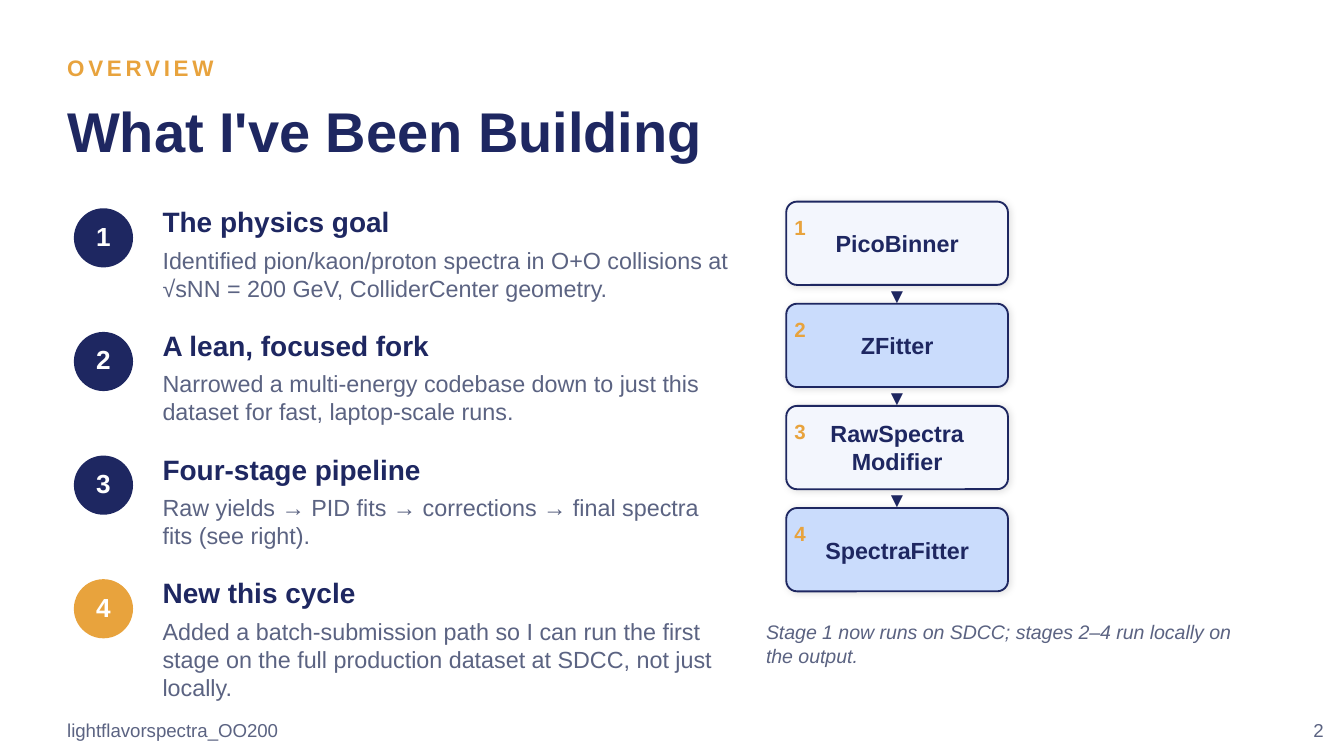
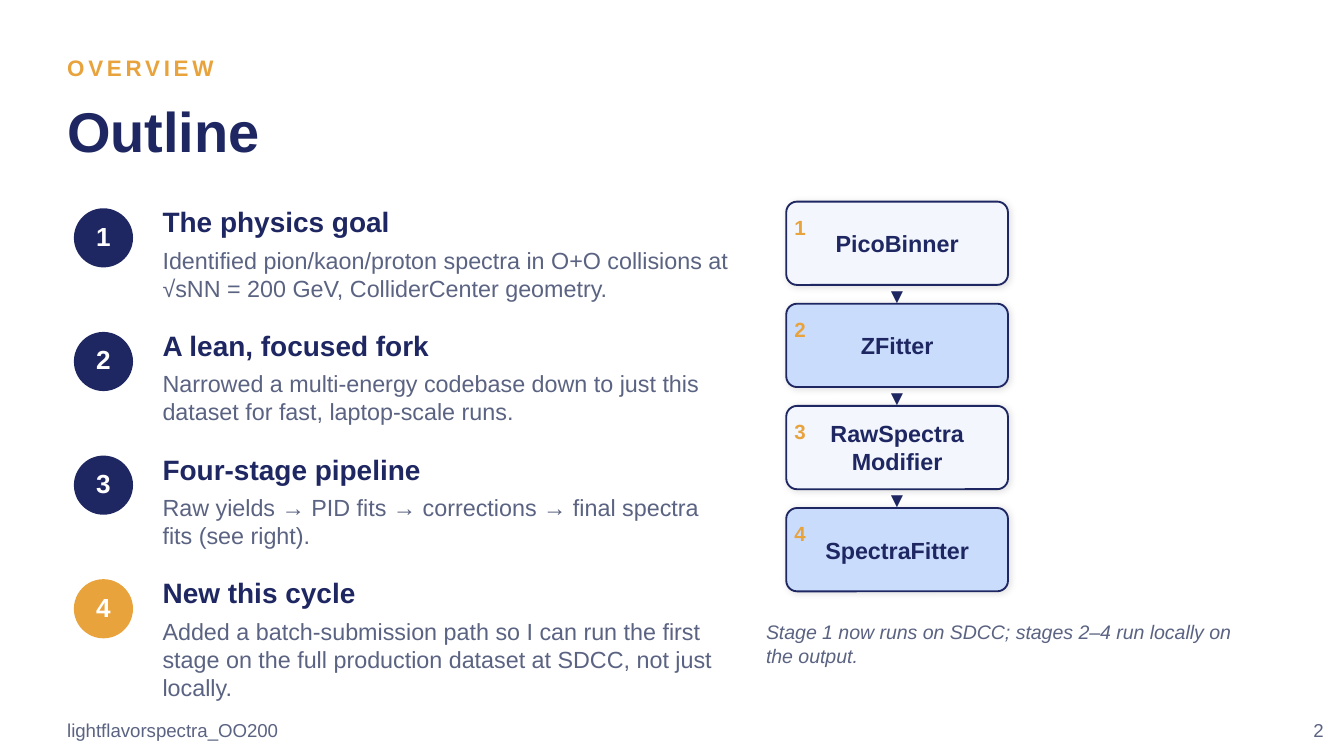
Before and after one commit to liggett2820/lightflavorspectra_OO200, a slide deck: slide 2 of docs/lightflavorspectra_OO200_Status_Update.pptx. Drawn at 1344x756 pixels with LibreOffice and Linux fonts; fonts in the diff are those of the drawing. Boxes give left, top, right and bottom in pixels: in the first picture for what was removed or moved away, otherwise in the second. Text is boxed around its words. In the diff, an @@ line names an element or a change of style, - is before the commit and + after.

Commit message:
Slide 2 title: Outline

```diff
--- a/docs/lightflavorspectra_OO200_Status_Update.pptx
+++ b/docs/lightflavorspectra_OO200_Status_Update.pptx
@@ text at (67, 111, 260, 153): text changed @@
-What I've Been Building
+Outline
```
